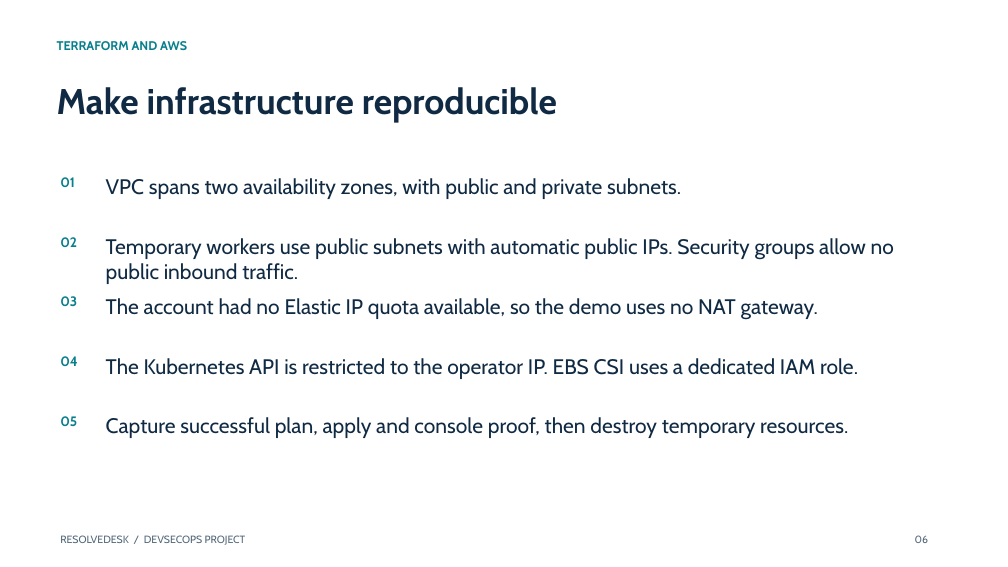
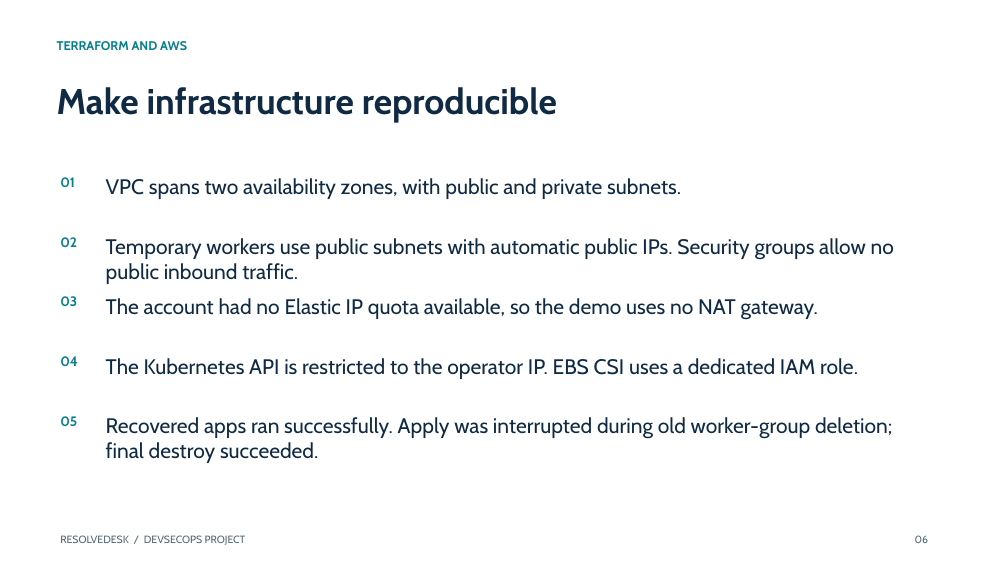
Before and after one commit to dibyo10/resolvedesk-devsecops, a slide deck: slide 6 of demo/presentation.pptx. Drawn at 1008x567 pixels with LibreOffice and Linux fonts; fonts in the diff are those of the drawing. Boxes give left, top, right and bottom in pixels: in the first picture for what was removed or moved away, otherwise in the second. Text is boxed around its words. In the diff, an @@ line names an element or a change of style, - is before the commit and + after.

```diff
--- a/demo/presentation.pptx
+++ b/demo/presentation.pptx
@@ text at <box>106,417,892,463</box>: text changed @@
-Capture successful plan, apply and console proof, then destroy temporary resources.
+Recovered apps ran successfully. Apply was interrupted during old worker-group deletion; final destroy succeeded.
```
Also in this commit, not shown: 4 other slides changed, 7 other files.
